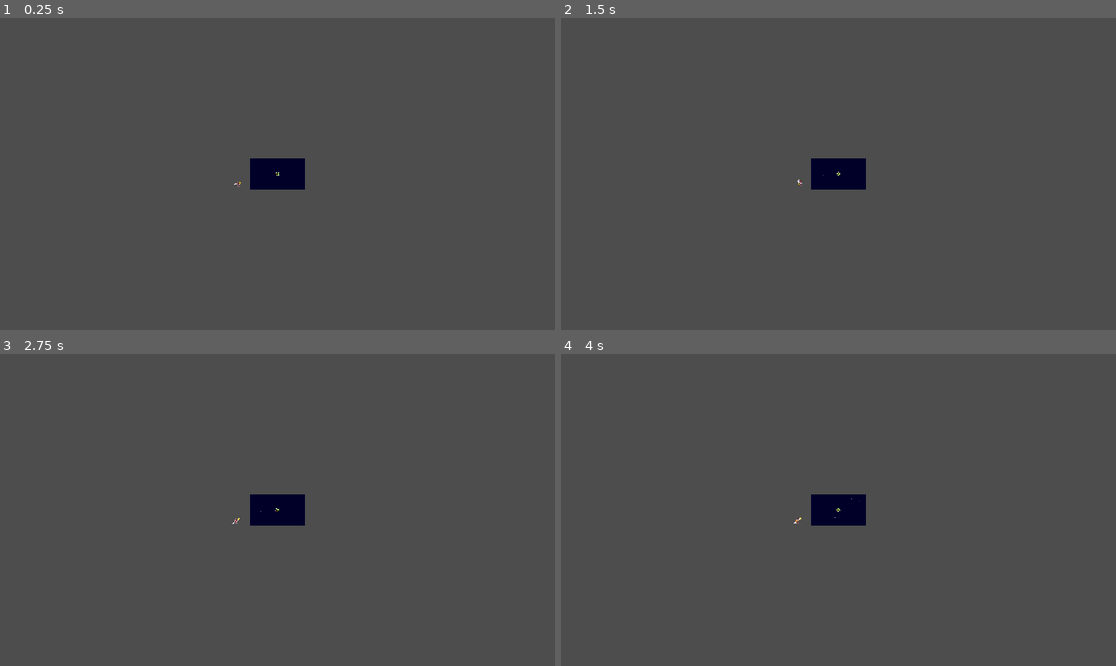
Above: before the commit, frames 1-4 (two rows, left to right).
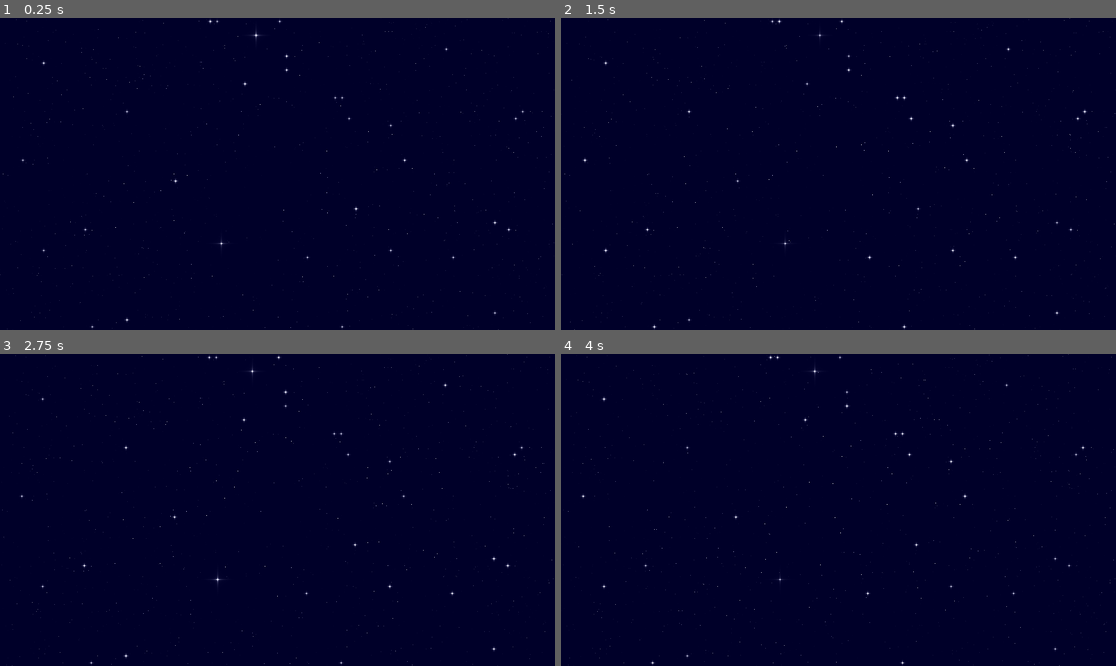
Above: after the commit, the same moments.

Repository: HenriSup/Mags
Game: Godot game, scene res://Scenes/main_scene.tscn
The game is run twice, just before and just after one commit, with the same random seed, the same clock (stepped at 60 frames per second) and the same inputs.
Inputs (mouse positions are in pixels of both pictures, inside the frame that each line leads up to):
- Up to frame 1 (0.25 s): no input
- Up to frame 2 (1.5 s): move the mouse to (960, 158) at 0.52 s; hold Right (right) 0.53-1.28 s; tap R (R) at 0.6, 1.35 s; click (960, 158) at 0.67 s; move the mouse to (727, 189) at 1.27 s; hold Down (down) from 1.28 s (still down)
- Up to frame 3 (2.75 s): move the mouse to (333, 441) at 2.02 s; release Down (down) at 2.03 s; hold Right (right) from 2.03 s (still down); hold Space (shoot) from 2.03 s (still down); tap R (R) at 2.3 s
- Up to frame 4 (4 s): move the mouse to (810, 572) at 2.77 s; release Right (right) at 2.78 s; release Space (shoot) at 2.78 s; hold Up (up) 2.78-3.53 s; tap R (R) at 2.85, 3.6 s; click (810, 572) at 2.92 s; move the mouse to (1005, 556) at 3.52 s; hold Left (left) from 3.53 s (still down)

The runs differ from the first frame. In frame 1, 99% of the frame differs, in the area x 0-100%, y 0-100%; in frame 2, 99%; in frame 3, 99%; in frame 4, 99%.

Commit message:
add pokemon spawn and increased rate

Diff:
--- a/Scenes/main_scene.tscn
+++ b/Scenes/main_scene.tscn
@@ -18,8 +18,28 @@
 [ext_resource type="Texture2D" uid="uid://c2fm40y8m6oah" path="res://Assets/Sprites/shooting.png" id="16_jvnna"]
 [ext_resource type="PackedScene" uid="uid://bl60xfvcbheqr" path="res://Scenes/player_bullet.tscn" id="17_psl12"]
 [ext_resource type="AudioStream" uid="uid://dc5wwre3j6yp5" path="res://Assets/Audio/SFX/00fc - SE_AIRSHOT.wav" id="18_2ebs2"]
-[ext_resource type="Texture2D" uid="uid://blcibp2e0752b" path="res://Assets/Sprites/pokemons.png" id="19_oyb3p"]
-[ext_resource type="Script" uid="uid://gsirvhsesq8" path="res://addons/shaker/data/Vector2/ShakerTypeRandom2D.gd" id="20_jvnna"]
+[ext_resource type="PackedScene" uid="uid://ddxppxn4q54ru" path="res://Scenes/pokemon.tscn" id="19_oyb3p"]
+
+[sub_resource type="GDScript" id="GDScript_b48ew"]
+resource_name = "Game"
+script/source = "extends Node2D
+@export var pokemon:PackedScene
+@export var timerSpawn:Timer
+@export var shouldSpawnPokemons:bool=false
+# Called when the node enters the scene tree for the first time.
+func _ready() -> void:
+	pass # Replace with function body.
+
+
+# Called every frame. 'delta' is the elapsed time since the previous frame.
+func _process(delta: float) -> void:
+	if timerSpawn.is_stopped() and shouldSpawnPokemons:
+		var newPokemon = pokemon.instantiate()
+		newPokemon.global_position=Vector2(1550,randi_range(-440,440))
+		get_tree().root.add_child(newPokemon)
+		timerSpawn.start(randf_range(1.5,3))
+	pass
+"
 
 [sub_resource type="ShaderMaterial" id="ShaderMaterial_m1efj"]
 shader = ExtResource("1_6ev3c")
@@ -125,6 +145,18 @@
 "transitions": PackedFloat32Array(1),
 "update": 1,
 "values": [22]
+}
+tracks/5/type = "value"
+tracks/5/imported = false
+tracks/5/enabled = true
+tracks/5/path = NodePath("..:shouldSpawnPokemons")
+tracks/5/interp = 1
+tracks/5/loop_wrap = true
+tracks/5/keys = {
+"times": PackedFloat32Array(0),
+"transitions": PackedFloat32Array(1),
+"update": 1,
+"values": [false]
 }
 
 [sub_resource type="ParticleProcessMaterial" id="ParticleProcessMaterial_7ewk0"]
@@ -283,13 +315,25 @@
 "update": 1,
 "values": [37, 23]
 }
-tracks/9/type = "method"
+tracks/9/type = "value"
 tracks/9/imported = false
 tracks/9/enabled = true
-tracks/9/path = NodePath("../Joueur")
+tracks/9/path = NodePath("..:shouldSpawnPokemons")
 tracks/9/interp = 1
 tracks/9/loop_wrap = true
 tracks/9/keys = {
+"times": PackedFloat32Array(10.8, 26.5),
+"transitions": PackedFloat32Array(1, 1),
+"update": 1,
+"values": [true, false]
+}
+tracks/10/type = "method"
+tracks/10/imported = false
+tracks/10/enabled = true
+tracks/10/path = NodePath("../Joueur")
+tracks/10/interp = 1
+tracks/10/loop_wrap = true
+tracks/10/keys = {
 "times": PackedFloat32Array(10.4),
 "transitions": PackedFloat32Array(1),
 "values": [{
@@ -563,227 +607,10 @@
 
 [sub_resource type="WorldBoundaryShape2D" id="WorldBoundaryShape2D_oyb3p"]
 
-[sub_resource type="CircleShape2D" id="CircleShape2D_jvnna"]
-
-[sub_resource type="AtlasTexture" id="AtlasTexture_b48ew"]
-atlas = ExtResource("19_oyb3p")
-region = Rect2(0, 0, 32, 32)
-
-[sub_resource type="AtlasTexture" id="AtlasTexture_8edxt"]
-atlas = ExtResource("19_oyb3p")
-region = Rect2(32, 0, 32, 32)
-
-[sub_resource type="AtlasTexture" id="AtlasTexture_5oxhp"]
-atlas = ExtResource("19_oyb3p")
-region = Rect2(64, 0, 32, 32)
-
-[sub_resource type="AtlasTexture" id="AtlasTexture_nt2eh"]
-atlas = ExtResource("19_oyb3p")
-region = Rect2(96, 0, 32, 32)
-
-[sub_resource type="AtlasTexture" id="AtlasTexture_5cm5d"]
-atlas = ExtResource("19_oyb3p")
-region = Rect2(128, 0, 32, 32)
-
-[sub_resource type="AtlasTexture" id="AtlasTexture_5bov3"]
-atlas = ExtResource("19_oyb3p")
-region = Rect2(160, 0, 32, 32)
-
-[sub_resource type="AtlasTexture" id="AtlasTexture_xle81"]
-atlas = ExtResource("19_oyb3p")
-region = Rect2(192, 0, 32, 32)
-
-[sub_resource type="AtlasTexture" id="AtlasTexture_s8qe6"]
-atlas = ExtResource("19_oyb3p")
-region = Rect2(224, 0, 32, 32)
-
-[sub_resource type="SpriteFrames" id="SpriteFrames_yb0ja"]
-animations = [{
-"frames": [{
-"duration": 1.0,
-"texture": SubResource("AtlasTexture_b48ew")
-}, {
-"duration": 1.0,
-"texture": SubResource("AtlasTexture_8edxt")
-}, {
-"duration": 1.0,
-"texture": SubResource("AtlasTexture_5oxhp")
-}, {
-"duration": 1.0,
-"texture": SubResource("AtlasTexture_nt2eh")
-}, {
-"duration": 1.0,
-"texture": SubResource("AtlasTexture_5cm5d")
-}, {
-"duration": 1.0,
-"texture": SubResource("AtlasTexture_5bov3")
-}, {
-"duration": 1.0,
-"texture": SubResource("AtlasTexture_xle81")
-}, {
-"duration": 1.0,
-"texture": SubResource("AtlasTexture_s8qe6")
-}],
-"loop": true,
-"name": &"default",
-"speed": 5.0
-}]
-
-[sub_resource type="Animation" id="Animation_15kh8"]
-length = 0.001
-tracks/0/type = "value"
-tracks/0/imported = false
-tracks/0/enabled = true
-tracks/0/path = NodePath(".:rotation")
-tracks/0/interp = 1
-tracks/0/loop_wrap = true
-tracks/0/keys = {
-"times": PackedFloat32Array(0),
-"transitions": PackedFloat32Array(1),
-"update": 0,
-"values": [0.0]
-}
-tracks/1/type = "value"
-tracks/1/imported = false
-tracks/1/enabled = true
-tracks/1/path = NodePath(".:scale")
-tracks/1/interp = 1
-tracks/1/loop_wrap = true
-tracks/1/keys = {
-"times": PackedFloat32Array(0),
-"transitions": PackedFloat32Array(1),
-"update": 0,
-"values": [Vector2(7, 7)]
-}
-tracks/2/type = "value"
-tracks/2/imported = false
-tracks/2/enabled = true
-tracks/2/path = NodePath("../PokemonHurtBox/CollisionShape2D:disabled")
-tracks/2/interp = 1
-tracks/2/loop_wrap = true
-tracks/2/keys = {
-"times": PackedFloat32Array(0),
-"transitions": PackedFloat32Array(1),
-"update": 1,
-"values": [false]
-}
-
-[sub_resource type="Animation" id="Animation_b48ew"]
-resource_name = "die"
-length = 2.0
-tracks/0/type = "method"
-tracks/0/imported = false
-tracks/0/enabled = true
-tracks/0/path = NodePath("ShakerComponent2D")
-tracks/0/interp = 1
-tracks/0/loop_wrap = true
-tracks/0/keys = {
-"times": PackedFloat32Array(0),
-"transitions": PackedFloat32Array(1),
-"values": [{
-"args": [],
-"method": &"play_shake"
-}]
-}
-tracks/1/type = "value"
-tracks/1/imported = false
-tracks/1/enabled = true
-tracks/1/path = NodePath(".:scale")
-tracks/1/interp = 1
-tracks/1/loop_wrap = true
-tracks/1/keys = {
-"times": PackedFloat32Array(0.6666667, 0.96666664),
-"transitions": PackedFloat32Array(2, 1),
-"update": 0,
-"values": [Vector2(7, 7), Vector2(0, 0)]
-}
-tracks/2/type = "method"
-tracks/2/imported = false
-tracks/2/enabled = true
-tracks/2/path = NodePath("..")
-tracks/2/interp = 1
-tracks/2/loop_wrap = true
-tracks/2/keys = {
-"times": PackedFloat32Array(2),
-"transitions": PackedFloat32Array(1),
-"values": [{
-"args": [],
-"method": &"queue_free"
-}]
-}
-tracks/3/type = "value"
-tracks/3/imported = false
-tracks/3/enabled = true
-tracks/3/path = NodePath("../PokemonHurtBox/CollisionShape2D:disabled")
-tracks/3/interp = 1
-tracks/3/loop_wrap = true
-tracks/3/keys = {
-"times": PackedFloat32Array(0),
-"transitions": PackedFloat32Array(1),
-"update": 1,
-"values": [true]
-}
-
-[sub_resource type="Animation" id="Animation_viu5a"]
-resource_name = "rolling"
-loop_mode = 1
-tracks/0/type = "value"
-tracks/0/imported = false
-tracks/0/enabled = true
-tracks/0/path = NodePath(".:rotation")
-tracks/0/interp = 1
-tracks/0/loop_wrap = true
-tracks/0/keys = {
-"times": PackedFloat32Array(0, 1),
-"transitions": PackedFloat32Array(1, 1),
-"update": 0,
-"values": [0.0, -6.283185307179586]
-}
-
-[sub_resource type="AnimationLibrary" id="AnimationLibrary_b00ha"]
-_data = {
-&"RESET": SubResource("Animation_15kh8"),
-&"die": SubResource("Animation_b48ew"),
-&"rolling": SubResource("Animation_viu5a")
-}
-
-[sub_resource type="Resource" id="Resource_8edxt"]
-script = ExtResource("20_jvnna")
-amplitude = Vector2(10, 10)
-metadata/_custom_type_script = "uid://gsirvhsesq8"
-
-[sub_resource type="Resource" id="Resource_5oxhp"]
-script = ExtResource("14_2ebs2")
-PositionShake = Array[ExtResource("10_7ewk0")]([SubResource("Resource_8edxt")])
-metadata/_custom_type_script = "uid://e0weqyqh15ib"
-
-[sub_resource type="GDScript" id="GDScript_oyb3p"]
-resource_name = "PokemonHurtBox"
-script/source = "
-extends Area2D
-
-@export var parent:CharacterBody2D
-@export var animationPlayer:AnimationPlayer
-# Called when the node enters the scene tree for the first time.
-func _ready() -> void:
-	var rand_Frame=randi_range(0,7)
-
-	pass # Replace with function body.
-
-
-# Called every frame. 'delta' is the elapsed time since the previous frame.
-func _process(delta: float) -> void:
-	pass
-
-func _takeHit():
-	print(\"AIEUUUUUHHHH\")
-	animationPlayer.play(\"die\")
-"
-
-[sub_resource type="CircleShape2D" id="CircleShape2D_b48ew"]
-radius = 87.50143
-
-[node name="MainScene" type="Node2D" unique_id=781206447]
+[node name="MainScene" type="Node2D" unique_id=781206447 node_paths=PackedStringArray("timerSpawn")]
+script = SubResource("GDScript_b48ew")
+pokemon = ExtResource("19_oyb3p")
+timerSpawn = NodePath("SpawnTimer")
 
 [node name="StarSky" type="Sprite2D" parent="." unique_id=1664991562]
 z_index = -3
@@ -803,7 +630,6 @@
 texture = ExtResource("2_jv6wh")
 
 [node name="Camera2D" type="Camera2D" parent="." unique_id=1294566978]
-zoom = Vector2(0.1, 0.1)
 
 [node name="Joueur" type="CharacterBody2D" parent="." unique_id=1328365591 node_paths=PackedStringArray("shooting_sprite")]
 position = Vector2(-565, 0)
@@ -877,6 +703,7 @@
 volume_db = 2.845
 
 [node name="EnemyHurtBox" type="Area2D" parent="." unique_id=547700438 groups=["enemyhurtbox"]]
+position = Vector2(-108, -2092)
 collision_layer = 8
 collision_mask = 8
 script = SubResource("GDScript_jvnna")
@@ -914,38 +741,8 @@
 shape = SubResource("WorldBoundaryShape2D_oyb3p")
 debug_color = Color(0.5647059, 0.09019608, 0.1254902, 1)
 
-[node name="Pokemon" type="CharacterBody2D" parent="." unique_id=1710929280]
-scale = Vector2(0.8, 0.8)
-
-[node name="CollisionShape2D" type="CollisionShape2D" parent="Pokemon" unique_id=314776661]
-shape = SubResource("CircleShape2D_jvnna")
-
-[node name="AnimatedSprite2D" type="AnimatedSprite2D" parent="Pokemon" unique_id=1890845106]
-position = Vector2(-4.7683716e-06, 1.0728836e-06)
-scale = Vector2(7, 7)
-sprite_frames = SubResource("SpriteFrames_yb0ja")
-
-[node name="AnimationPlayer" type="AnimationPlayer" parent="Pokemon/AnimatedSprite2D" unique_id=1927406710]
-libraries/ = SubResource("AnimationLibrary_b00ha")
-autoplay = &"rolling"
-
-[node name="ShakerComponent2D" type="Node2D" parent="Pokemon/AnimatedSprite2D" unique_id=1456715323]
-script = ExtResource("9_m1efj")
-duration = 0.5
-fade_in = 0.0048091616
-fade_out = 0.0032847493
-shakerPreset = SubResource("Resource_5oxhp")
-metadata/_custom_type_script = "uid://cpqa3s6je741u"
-
-[node name="PokemonHurtBox" type="Area2D" parent="Pokemon" unique_id=862061555 node_paths=PackedStringArray("parent", "animationPlayer") groups=["enemyhurtbox"]]
-position = Vector2(-832, -27)
-collision_layer = 8
-collision_mask = 8
-script = SubResource("GDScript_oyb3p")
-parent = NodePath("..")
-animationPlayer = NodePath("../AnimatedSprite2D/AnimationPlayer")
-
-[node name="CollisionShape2D" type="CollisionShape2D" parent="Pokemon/PokemonHurtBox" unique_id=1863424512]
-position = Vector2(833.5, 26.5)
-shape = SubResource("CircleShape2D_b48ew")
-debug_color = Color(0.9186078, 0.25234058, 0.34601468, 0.41960785)
+[node name="SpawnTimer" type="Timer" parent="." unique_id=660300972]
+one_shot = true
+
+[node name="Marker2D" type="Marker2D" parent="." unique_id=619428847]
+position = Vector2(1235, -431)
--- /dev/null
+++ b/Scenes/pokemon.tscn
@@ -0,0 +1,332 @@
+[gd_scene format=3 uid="uid://ddxppxn4q54ru"]
+
+[ext_resource type="Texture2D" uid="uid://blcibp2e0752b" path="res://Assets/Sprites/pokemons.png" id="1_n0672"]
+[ext_resource type="Script" uid="uid://cpqa3s6je741u" path="res://addons/shaker/src/Vector2/shaker_component2D.gd" id="2_whn6m"]
+[ext_resource type="Script" uid="uid://ckymxee7amoyu" path="res://addons/shaker/data/Vector2/BaseShakerType2D.gd" id="3_okbkv"]
+[ext_resource type="Script" uid="uid://gsirvhsesq8" path="res://addons/shaker/data/Vector2/ShakerTypeRandom2D.gd" id="4_v5gip"]
+[ext_resource type="Script" uid="uid://bcwyxf7oil2fw" path="res://addons/shaker/data/Single/BaseShakerType1D.gd" id="5_1mfwn"]
+[ext_resource type="Script" uid="uid://e0weqyqh15ib" path="res://addons/shaker/data/Vector2/ShakerPreset2D.gd" id="6_muvyt"]
+[ext_resource type="AudioStream" uid="uid://bj3d2iocvh7a2" path="res://Assets/Audio/SFX/poke cries/001.wav" id="7_58gt5"]
+[ext_resource type="AudioStream" uid="uid://c66qfoo2gapq2" path="res://Assets/Audio/SFX/poke cries/002.wav" id="8_mcsua"]
+[ext_resource type="AudioStream" uid="uid://cfe46osnlw5t3" path="res://Assets/Audio/SFX/poke cries/003.wav" id="9_vquco"]
+[ext_resource type="AudioStream" uid="uid://dx2dvds01od1m" path="res://Assets/Audio/SFX/poke cries/004.wav" id="10_ahteb"]
+[ext_resource type="AudioStream" uid="uid://cg4baib7xpn40" path="res://Assets/Audio/SFX/poke cries/005.wav" id="11_1a8bu"]
+[ext_resource type="AudioStream" uid="uid://d05qvg0v5sphm" path="res://Assets/Audio/SFX/poke cries/006.wav" id="12_54tbo"]
+[ext_resource type="AudioStream" uid="uid://btkrcmn4tqaax" path="res://Assets/Audio/SFX/poke cries/007.wav" id="13_xqpqp"]
+[ext_resource type="AudioStream" uid="uid://c2eii54h6mds4" path="res://Assets/Audio/SFX/poke cries/008.wav" id="14_6145j"]
+
+[sub_resource type="GDScript" id="GDScript_58gt5"]
+resource_name = "pokeBody2D"
+script/source = "extends CharacterBody2D
+
+@export var spritefeve:Feve
+var SPEED = -450
+
+func _ready() -> void:
+	var rand_Frame=randi_range(0,7)
+	$AnimatedSprite2D.frame=rand_Frame
+
+func _physics_process(_delta: float) -> void:
+	velocity.x =  SPEED
+	move_and_slide()
+
+
+func _on_death_timer_timeout() -> void:
+	queue_free()
+	pass # Replace with function body.
+"
+
+[sub_resource type="CircleShape2D" id="CircleShape2D_jvnna"]
+
+[sub_resource type="AtlasTexture" id="AtlasTexture_b48ew"]
+atlas = ExtResource("1_n0672")
+region = Rect2(0, 0, 32, 32)
+
+[sub_resource type="AtlasTexture" id="AtlasTexture_8edxt"]
+atlas = ExtResource("1_n0672")
+region = Rect2(32, 0, 32, 32)
+
+[sub_resource type="AtlasTexture" id="AtlasTexture_5oxhp"]
+atlas = ExtResource("1_n0672")
+region = Rect2(64, 0, 32, 32)
+
+[sub_resource type="AtlasTexture" id="AtlasTexture_nt2eh"]
+atlas = ExtResource("1_n0672")
+region = Rect2(96, 0, 32, 32)
+
+[sub_resource type="AtlasTexture" id="AtlasTexture_5cm5d"]
+atlas = ExtResource("1_n0672")
+region = Rect2(128, 0, 32, 32)
+
+[sub_resource type="AtlasTexture" id="AtlasTexture_5bov3"]
+atlas = ExtResource("1_n0672")
+region = Rect2(160, 0, 32, 32)
+
+[sub_resource type="AtlasTexture" id="AtlasTexture_xle81"]
+atlas = ExtResource("1_n0672")
+region = Rect2(192, 0, 32, 32)
+
+[sub_resource type="AtlasTexture" id="AtlasTexture_s8qe6"]
+atlas = ExtResource("1_n0672")
+region = Rect2(224, 0, 32, 32)
+
+[sub_resource type="SpriteFrames" id="SpriteFrames_yb0ja"]
+animations = [{
+"frames": [{
+"duration": 1.0,
+"texture": SubResource("AtlasTexture_b48ew")
+}, {
+"duration": 1.0,
+"texture": SubResource("AtlasTexture_8edxt")
+}, {
+"duration": 1.0,
+"texture": SubResource("AtlasTexture_5oxhp")
+}, {
+"duration": 1.0,
+"texture": SubResource("AtlasTexture_nt2eh")
+}, {
+"duration": 1.0,
+"texture": SubResource("AtlasTexture_5cm5d")
+}, {
+"duration": 1.0,
+"texture": SubResource("AtlasTexture_5bov3")
+}, {
+"duration": 1.0,
+"texture": SubResource("AtlasTexture_xle81")
+}, {
+"duration": 1.0,
+"texture": SubResource("AtlasTexture_s8qe6")
+}],
+"loop": true,
+"name": &"default",
+"speed": 5.0
+}]
+
+[sub_resource type="Animation" id="Animation_15kh8"]
+length = 0.001
+tracks/0/type = "value"
+tracks/0/imported = false
+tracks/0/enabled = true
+tracks/0/path = NodePath(".:rotation")
+tracks/0/interp = 1
+tracks/0/loop_wrap = true
+tracks/0/keys = {
+"times": PackedFloat32Array(0),
+"transitions": PackedFloat32Array(1),
+"update": 0,
+"values": [0.0]
+}
+tracks/1/type = "value"
+tracks/1/imported = false
+tracks/1/enabled = true
+tracks/1/path = NodePath(".:scale")
+tracks/1/interp = 1
+tracks/1/loop_wrap = true
+tracks/1/keys = {
+"times": PackedFloat32Array(0),
+"transitions": PackedFloat32Array(1),
+"update": 0,
+"values": [Vector2(7, 7)]
+}
+tracks/2/type = "value"
+tracks/2/imported = false
+tracks/2/enabled = true
+tracks/2/path = NodePath("../PokemonHurtBox/CollisionShape2D:disabled")
+tracks/2/interp = 1
+tracks/2/loop_wrap = true
+tracks/2/keys = {
+"times": PackedFloat32Array(0),
+"transitions": PackedFloat32Array(1),
+"update": 1,
+"values": [false]
+}
+
+[sub_resource type="Animation" id="Animation_b48ew"]
+resource_name = "die"
+length = 2.0
+tracks/0/type = "method"
+tracks/0/imported = false
+tracks/0/enabled = true
+tracks/0/path = NodePath("ShakerComponent2D")
+tracks/0/interp = 1
+tracks/0/loop_wrap = true
+tracks/0/keys = {
+"times": PackedFloat32Array(0),
+"transitions": PackedFloat32Array(1),
+"values": [{
+"args": [],
+"method": &"play_shake"
+}]
+}
+tracks/1/type = "value"
+tracks/1/imported = false
+tracks/1/enabled = true
+tracks/1/path = NodePath(".:scale")
+tracks/1/interp = 1
+tracks/1/loop_wrap = true
+tracks/1/keys = {
+"times": PackedFloat32Array(0.6666667, 0.96666664),
+"transitions": PackedFloat32Array(2, 1),
+"update": 0,
+"values": [Vector2(7, 7), Vector2(0, 0)]
+}
+tracks/2/type = "method"
+tracks/2/imported = false
+tracks/2/enabled = true
+tracks/2/path = NodePath("..")
+tracks/2/interp = 1
+tracks/2/loop_wrap = true
+tracks/2/keys = {
+"times": PackedFloat32Array(2),
+"transitions": PackedFloat32Array(1),
+"values": [{
+"args": [],
+"method": &"queue_free"
+}]
+}
+tracks/3/type = "value"
+tracks/3/imported = false
+tracks/3/enabled = true
+tracks/3/path = NodePath("../PokemonHurtBox/CollisionShape2D:disabled")
+tracks/3/interp = 1
+tracks/3/loop_wrap = true
+tracks/3/keys = {
+"times": PackedFloat32Array(0),
+"transitions": PackedFloat32Array(1),
+"update": 1,
+"values": [true]
+}
+tracks/4/type = "method"
+tracks/4/imported = false
+tracks/4/enabled = true
+tracks/4/path = NodePath("../AudioStreamPlayer2D")
+tracks/4/interp = 1
+tracks/4/loop_wrap = true
+tracks/4/keys = {
+"times": PackedFloat32Array(0),
+"transitions": PackedFloat32Array(1),
+"values": [{
+"args": [0.0],
+"method": &"play"
+}]
+}
+
+[sub_resource type="Animation" id="Animation_viu5a"]
+resource_name = "rolling"
+loop_mode = 1
+tracks/0/type = "value"
+tracks/0/imported = false
+tracks/0/enabled = true
+tracks/0/path = NodePath(".:rotation")
+tracks/0/interp = 1
+tracks/0/loop_wrap = true
+tracks/0/keys = {
+"times": PackedFloat32Array(0, 1),
+"transitions": PackedFloat32Array(1, 1),
+"update": 0,
+"values": [0.0, -6.283185307179586]
+}
+
+[sub_resource type="AnimationLibrary" id="AnimationLibrary_b00ha"]
+_data = {
+&"RESET": SubResource("Animation_15kh8"),
+&"die": SubResource("Animation_b48ew"),
+&"rolling": SubResource("Animation_viu5a")
+}
+
+[sub_resource type="Resource" id="Resource_8edxt"]
+script = ExtResource("4_v5gip")
+amplitude = Vector2(10, 10)
+metadata/_custom_type_script = "uid://gsirvhsesq8"
+
+[sub_resource type="Resource" id="Resource_5oxhp"]
+script = ExtResource("6_muvyt")
+PositionShake = Array[ExtResource("3_okbkv")]([SubResource("Resource_8edxt")])
+metadata/_custom_type_script = "uid://e0weqyqh15ib"
+
+[sub_resource type="GDScript" id="GDScript_oyb3p"]
+resource_name = "PokemonHurtBox"
+script/source = "
+extends Area2D
+
+@export var parent:CharacterBody2D
+@export var animationPlayer:AnimationPlayer
+# Called when the node enters the scene tree for the first time.
+func _ready() -> void:
+
+
+	pass # Replace with function body.
+
+
+# Called every frame. 'delta' is the elapsed time since the previous frame.
+func _process(delta: float) -> void:
+	pass
+
+func _takeHit():
+	print(\"AIEUUUUUHHHH\")
+	animationPlayer.play(\"die\")
+"
+
+[sub_resource type="CircleShape2D" id="CircleShape2D_b48ew"]
+radius = 87.50143
+
+[sub_resource type="AudioStreamRandomizer" id="AudioStreamRandomizer_bcpjk"]
+random_pitch = 1.0494136
+streams_count = 8
+stream_0/stream = ExtResource("7_58gt5")
+stream_1/stream = ExtResource("8_mcsua")
+stream_2/stream = ExtResource("9_vquco")
+stream_3/stream = ExtResource("10_ahteb")
+stream_4/stream = ExtResource("11_1a8bu")
+stream_5/stream = ExtResource("12_54tbo")
+stream_6/stream = ExtResource("13_xqpqp")
+stream_7/stream = ExtResource("14_6145j")
+
+[node name="Pokemon" type="CharacterBody2D" unique_id=1269048537]
+scale = Vector2(0.8, 0.8)
+collision_layer = 4
+collision_mask = 4
+script = SubResource("GDScript_58gt5")
+
+[node name="CollisionShape2D" type="CollisionShape2D" parent="." unique_id=258267360]
+shape = SubResource("CircleShape2D_jvnna")
+disabled = true
+
+[node name="AnimatedSprite2D" type="AnimatedSprite2D" parent="." unique_id=2103769378]
+position = Vector2(-4.7683716e-06, 1.0728836e-06)
+scale = Vector2(7, 7)
+sprite_frames = SubResource("SpriteFrames_yb0ja")
+
+[node name="AnimationPlayer" type="AnimationPlayer" parent="AnimatedSprite2D" unique_id=1232537813]
+libraries/ = SubResource("AnimationLibrary_b00ha")
+autoplay = &"rolling"
+
+[node name="ShakerComponent2D" type="Node2D" parent="AnimatedSprite2D" unique_id=1629030044]
+script = ExtResource("2_whn6m")
+duration = 0.5
+fade_in = 0.0048091616
+fade_out = 0.0032847493
+shakerPreset = SubResource("Resource_5oxhp")
+metadata/_custom_type_script = "uid://cpqa3s6je741u"
+
+[node name="PokemonHurtBox" type="Area2D" parent="." unique_id=1616666650 node_paths=PackedStringArray("parent", "animationPlayer") groups=["enemyhurtbox"]]
+position = Vector2(-832, -27)
+collision_layer = 8
+collision_mask = 8
+script = SubResource("GDScript_oyb3p")
+parent = NodePath("..")
+animationPlayer = NodePath("../AnimatedSprite2D/AnimationPlayer")
+
+[node name="CollisionShape2D" type="CollisionShape2D" parent="PokemonHurtBox" unique_id=1016806450]
+position = Vector2(833.5, 26.5)
+shape = SubResource("CircleShape2D_b48ew")
+debug_color = Color(0.9186078, 0.25234058, 0.34601468, 0.41960785)
+
+[node name="AudioStreamPlayer2D" type="AudioStreamPlayer2D" parent="." unique_id=1660224528]
+stream = SubResource("AudioStreamRandomizer_bcpjk")
+
+[node name="DeathTimer" type="Timer" parent="." unique_id=748816699]
+wait_time = 4.0
+one_shot = true
+
+[connection signal="timeout" from="DeathTimer" to="." method="_on_death_timer_timeout"]
--- a/Scenes/star_sky.gd
+++ b/Scenes/star_sky.gd
@@ -10,5 +10,4 @@
 func _process(_delta):
 	if Input.is_action_just_pressed("R"):
 		get_tree().reload_current_scene()
-
 	pass
Not shown, added: Assets/Audio/SFX/poke cries/001.wav.import
Not shown, added: Assets/Audio/SFX/poke cries/002.wav.import
Not shown, added: Assets/Audio/SFX/poke cries/003.wav.import
Not shown, added: Assets/Audio/SFX/poke cries/004.wav.import
Not shown, added: Assets/Audio/SFX/poke cries/005.wav.import
Not shown, added: Assets/Audio/SFX/poke cries/006.wav.import
Not shown, added: Assets/Audio/SFX/poke cries/007.wav.import
Not shown, added: Assets/Audio/SFX/poke cries/008.wav.import
Binary file added: Assets/Sprites/flames.aseprite
Binary file added: Assets/Sprites/flames.png
Not shown, added: Assets/Sprites/flames.png.import
Binary file changed: Assets/Sprites/pokemons.aseprite
(and 8 more such lines)
